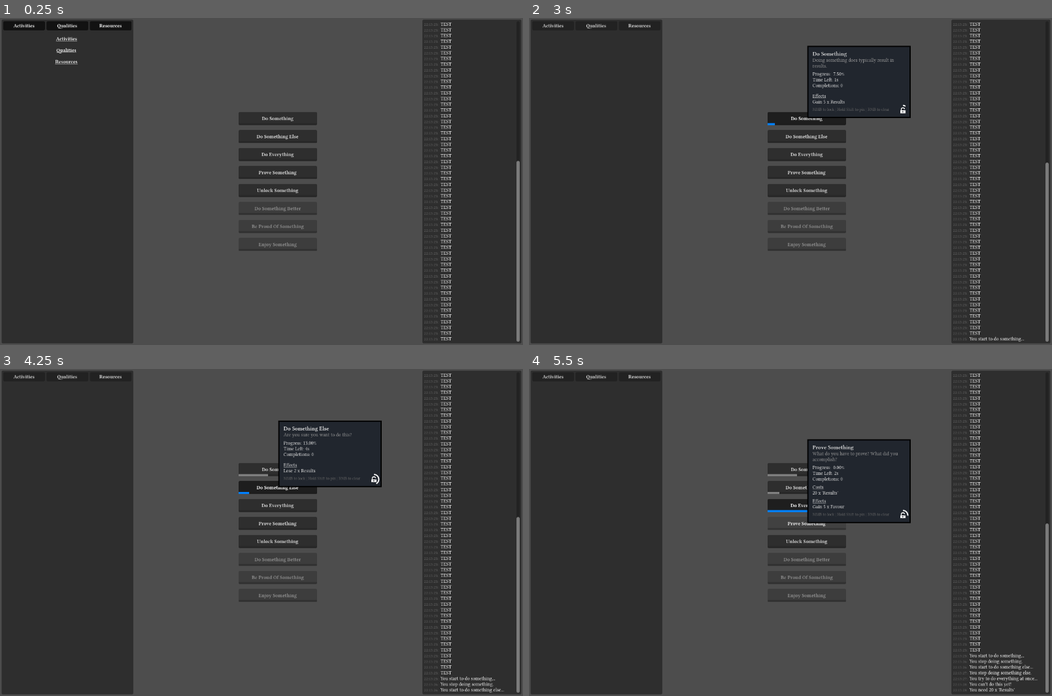
Above: before the commit, frames 1-4 (two rows, left to right).
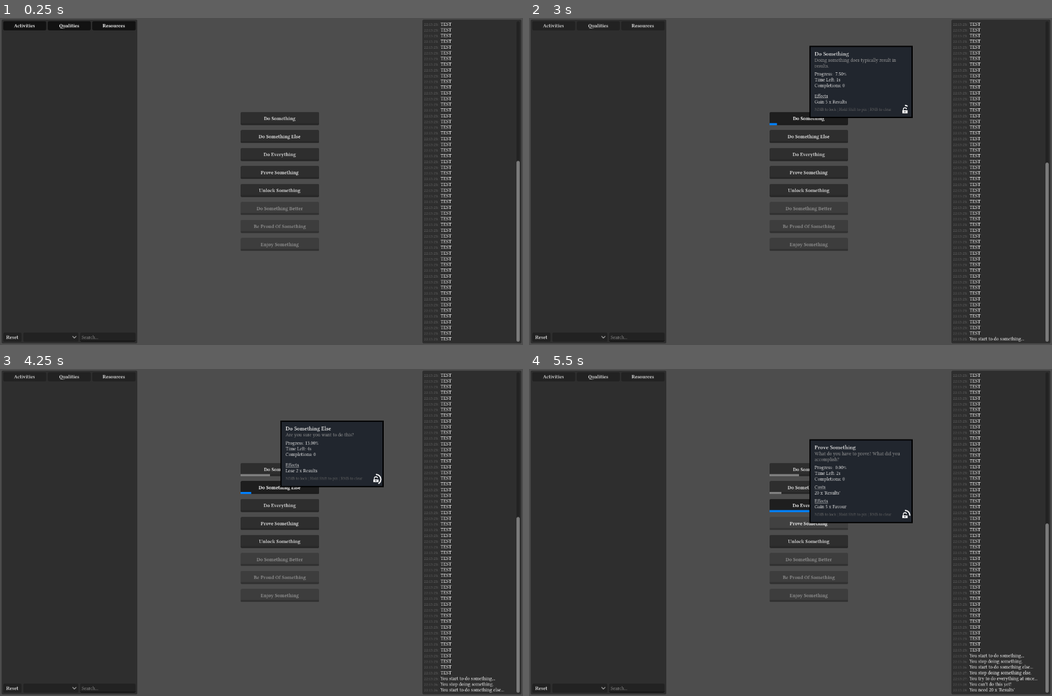
Above: after the commit, the same moments.

Repository: ChrisTheThinMint/magic-idle-game
Game: Godot game, scene res://main.tscn
The game is run twice, just before and just after one commit, with the same random seed, the same clock (stepped at 60 frames per second) and the same inputs.
Inputs:
- Up to frame 1 (0.25 s): no input
- Up to frame 2 (3 s): click "Activities" at 0.5 s; click "Qualities" at 1.25 s; click "Resources" at 2 s; click "Do Something" at 2.75 s
- Up to frame 3 (4.25 s): click "Do Something Else" at 3.5 s
- Up to frame 4 (5.5 s): click "Do Everything" at 4.25 s; click "Prove Something" at 5 s

The runs differ from the first frame. In frame 1, 1.6% of the frame differs, in the area x 1-61%, y 0-100%; in frame 2, 2.1%, in the area x 1-74%, y 0-100%; in frame 3, 2.1%; in frame 4, 2.1%.

Commit message:
More tracker fixes

Diff:
--- a/Scripts/AutoLoad/Activities.gd
+++ b/Scripts/AutoLoad/Activities.gd
@@ -529,6 +529,7 @@
 	pass
 
 func lock_activity(activity: String):
+	set_locked(activity, true)
 	var activity_UI: Activity_UI = get_activity_ui(activity)
 	if activity_UI:
 		activity_UI.lock()
@@ -544,6 +545,7 @@
 	pass
 
 func unlock_activity(activity: String):
+	set_locked(activity, false)
 	var activity_UI: Activity_UI = get_activity_ui(activity)
 	if activity_UI:
 		activity_UI.unlock()
--- a/Scripts/Tracker_Main.gd
+++ b/Scripts/Tracker_Main.gd
@@ -3,6 +3,10 @@
 const ACTIVITY_ENTRY = preload("uid://qch5alh1cfdh")
 const QUALITY_ENTRY = preload("uid://dvxqd61xnjoug")
 const RESOURCE_ENTRY = preload("uid://cyidwdg1ku1xq")
+
+@onready var activity_toggle: Button = $ToggleBar/ActivityToggle
+@onready var quality_toggle: Button = $ToggleBar/QualityToggle
+@onready var resource_toggle: Button = $ToggleBar/ResourceToggle
 
 @onready var activity_tracker = $MarginContainer/ScrollContainer_Left/Panel/ActivityTracker
 @onready var activity_container = $MarginContainer/ScrollContainer_Left/Panel/ActivityTracker/ActivityContainer
@@ -38,6 +42,8 @@
 	Resources.resource_removed.connect(_on_resource_removed)
 	pass
 
+################################
+#region ACTIVITY ENTRY FUNCTIONS
 func _on_activity_updated(activity: String, _progress: int):
 	if(activity_entries.has(activity)):
 		var entry: Activity_Entry = activity_entries.get(activity)
@@ -47,8 +53,12 @@
 		var entry = ACTIVITY_ENTRY.instantiate()
 		activity_container.add_child(entry)
 
+		if(activity_toggle.button_pressed && not activity_tracker.visible):
+			activity_tracker.visible = true
+
 		activity_entries.set(activity, entry)
 		entry.setup(activity, self)
+		entry.visible = activity_toggle.button_pressed
 	pass
 
 func _on_activity_stopped(activity: String, _last_completion: bool = false):
@@ -61,6 +71,20 @@
 			activity_entries.erase(activity)
 			activity_container.remove_child(entry)
 			entry.queue_free()
+	pass
+
+func _on_activity_locked(activity: String):
+	if(activity_entries.has(activity)):
+		var entry: Activity_Entry = activity_entries.get(activity)
+
+		entry.lock()
+	pass
+
+func _on_activity_unlocked(activity: String):
+	if(activity_entries.has(activity)):
+		var entry: Activity_Entry = activity_entries.get(activity)
+
+		entry.update()
 	pass
 
 func _on_activity_unpin(entry: Activity_Entry):
@@ -68,22 +92,27 @@
 		activity_entries.erase(entry.my_activity)
 		activity_container.remove_child(entry)
 		entry.call_deferred("free")
-	pass
-
-func _on_activity_locked(activity: String):
-	if(activity_entries.has(activity)):
-		var entry: Activity_Entry = activity_entries.get(activity)
-
-		entry.lock()
-	pass
-
-func _on_activity_unlocked(activity: String):
-	if(activity_entries.has(activity)):
-		var entry: Activity_Entry = activity_entries.get(activity)
-
-		entry.update()
-	pass
-
+	elif(not activity_toggle.button_pressed):
+		_on_activity_toggle_toggled(false)
+	pass
+
+func _on_activity_toggle_toggled(toggled_on: bool) -> void:
+	var any_visible = toggled_on
+	for activity in activity_entries:
+		var entry: Activity_Entry = activity_entries.get(activity)
+		if(entry.pinned):
+			entry.visible = true
+			any_visible = true
+		else:
+			entry.visible = toggled_on
+
+	activity_tracker.visible = any_visible
+	pass
+#endregion
+################################
+
+###############################
+#region QUALITY ENTRY FUNCTIONS
 func _on_quality_updated(quality: String, _value: int):
 	if(quality_entries.has(quality)):
 		var entry: Quality_Entry = quality_entries.get(quality)
@@ -93,8 +122,12 @@
 		var entry = QUALITY_ENTRY.instantiate()
 		quality_container.add_child(entry)
 
+		if(quality_toggle.button_pressed && not quality_tracker.visible):
+			quality_tracker.visible = true
+
 		quality_entries.set(quality, entry)
 		entry.setup(quality, self)
+		entry.visible = quality_toggle.button_pressed
 	pass
 
 func _on_quality_removed(quality: String):
@@ -114,8 +147,27 @@
 		quality_entries.erase(entry.my_quality)
 		quality_container.remove_child(entry)
 		entry.call_deferred("free")
-	pass
-
+	elif(not quality_toggle.button_pressed):
+		_on_quality_toggle_toggled(false)
+	pass
+
+func _on_quality_toggle_toggled(toggled_on: bool) -> void:
+	var any_visible = toggled_on
+	for quality in quality_entries:
+		var entry: Quality_Entry = quality_entries.get(quality)
+		if(entry.pinned):
+			entry.visible = true
+			any_visible = true
+		else:
+			entry.visible = toggled_on
+
+	quality_tracker.visible = any_visible
+	pass
+#endregion
+###############################
+
+################################
+#region RESOURCE ENTRY FUNCTIONS
 func _on_resource_updated(resource: String, _amount: int):
 	if(resource_entries.has(resource)):
 		var entry: Resource_Entry = resource_entries.get(resource)
@@ -125,8 +177,12 @@
 		var entry = RESOURCE_ENTRY.instantiate()
 		resource_container.add_child(entry)
 
+		if(resource_toggle.button_pressed && not resource_tracker.visible):
+			resource_tracker.visible = true
+
 		resource_entries.set(resource, entry)
 		entry.setup(resource, self)
+		entry.visible = resource_toggle.button_pressed
 	pass
 
 func _on_resource_removed(resource: String):
@@ -146,32 +202,8 @@
 		resource_entries.erase(entry.my_resource)
 		resource_container.remove_child(entry)
 		entry.call_deferred("free")
-	pass
-
-func _on_activity_toggle_toggled(toggled_on: bool) -> void:
-	var any_visible = toggled_on
-	for activity in activity_entries:
-		var entry: Activity_Entry = activity_entries.get(activity)
-		if(entry.pinned):
-			entry.visible = true
-			any_visible = true
-		else:
-			entry.visible = toggled_on
-
-	activity_tracker.visible = any_visible
-	pass
-
-func _on_quality_toggle_toggled(toggled_on: bool) -> void:
-	var any_visible = toggled_on
-	for quality in quality_entries:
-		var entry: Quality_Entry = quality_entries.get(quality)
-		if(entry.pinned):
-			entry.visible = true
-			any_visible = true
-		else:
-			entry.visible = toggled_on
-
-	quality_tracker.visible = any_visible
+	elif(not resource_toggle.button_pressed):
+		_on_resource_toggle_toggled(false)
 	pass
 
 func _on_resource_toggle_toggled(toggled_on: bool) -> void:
@@ -186,6 +218,8 @@
 
 	resource_tracker.visible = any_visible
 	pass
+#endregion
+################################
 
 func _on_reset_search_button_button_up() -> void:
 	search_edit.clear()
--- a/UI/Tracker/activity_entry.tscn
+++ b/UI/Tracker/activity_entry.tscn
@@ -12,7 +12,6 @@
 custom_minimum_size = Vector2(300, 16)
 custom_maximum_size = Vector2(300, 16)
 propagate_maximum_size = true
-clip_contents = true
 anchors_preset = 15
 anchor_right = 1.0
 anchor_bottom = 1.0
@@ -29,7 +28,6 @@
 [node name="HBoxContainer" type="HBoxContainer" parent="." unique_id=935847686]
 custom_minimum_size = Vector2(0, 16)
 propagate_maximum_size = false
-clip_contents = true
 layout_mode = 1
 anchors_preset = 15
 anchor_right = 1.0
@@ -93,6 +91,7 @@
 
 [node name="Control3" type="Control" parent="HBoxContainer" unique_id=1199137576]
 custom_minimum_size = Vector2(16, 16)
+clip_contents = true
 layout_mode = 2
 mouse_filter = 1
 
--- a/UI/Tracker/quality_entry.tscn
+++ b/UI/Tracker/quality_entry.tscn
@@ -12,7 +12,6 @@
 custom_minimum_size = Vector2(300, 16)
 custom_maximum_size = Vector2(300, 16)
 propagate_maximum_size = true
-clip_contents = true
 anchors_preset = 15
 anchor_right = 1.0
 anchor_bottom = 1.0
@@ -29,7 +28,6 @@
 [node name="HBoxContainer" type="HBoxContainer" parent="." unique_id=935847686]
 custom_minimum_size = Vector2(0, 16)
 propagate_maximum_size = false
-clip_contents = true
 layout_mode = 1
 anchors_preset = 15
 anchor_right = 1.0
--- a/main.tscn
+++ b/main.tscn
@@ -30,7 +30,7 @@
 drag_nested_intersections = true
 
 [node name="TrackerBody" type="MarginContainer" parent="HSplitContainer" unique_id=381207900]
-custom_minimum_size = Vector2(330, 0)
+custom_minimum_size = Vector2(340, 0)
 custom_maximum_size = Vector2(500, -1)
 clip_contents = true
 layout_mode = 2
--- a/tracker_main.tscn
+++ b/tracker_main.tscn
@@ -74,6 +74,7 @@
 size_flags_vertical = 3
 
 [node name="ActivityTracker" type="VBoxContainer" parent="MarginContainer/ScrollContainer_Left/Panel" unique_id=148616826]
+visible = false
 layout_mode = 2
 
 [node name="RichTextLabel" type="RichTextLabel" parent="MarginContainer/ScrollContainer_Left/Panel/ActivityTracker" unique_id=544383672]
@@ -92,8 +93,8 @@
 layout_mode = 2
 
 [node name="QualityTracker" type="VBoxContainer" parent="MarginContainer/ScrollContainer_Left/Panel" unique_id=1909788770]
+visible = false
 propagate_maximum_size = false
-clip_contents = true
 layout_mode = 2
 
 [node name="RichTextLabel" type="RichTextLabel" parent="MarginContainer/ScrollContainer_Left/Panel/QualityTracker" unique_id=1744781870]
@@ -110,10 +111,10 @@
 
 [node name="QualityContainer" type="HFlowContainer" parent="MarginContainer/ScrollContainer_Left/Panel/QualityTracker" unique_id=133299737]
 propagate_maximum_size = false
-clip_contents = true
 layout_mode = 2
 
 [node name="ResourceTracker" type="VBoxContainer" parent="MarginContainer/ScrollContainer_Left/Panel" unique_id=462218044]
+visible = false
 layout_mode = 2
 
 [node name="RichTextLabel" type="RichTextLabel" parent="MarginContainer/ScrollContainer_Left/Panel/ResourceTracker" unique_id=1946628784]
@@ -130,11 +131,10 @@
 
 [node name="ResourceContainer" type="HFlowContainer" parent="MarginContainer/ScrollContainer_Left/Panel/ResourceTracker" unique_id=1429898405]
 layout_mode = 2
-theme_override_constants/h_separation = 4
+theme_override_constants/h_separation = 8
 theme_override_constants/v_separation = 8
 
 [node name="SearchBar" type="HBoxContainer" parent="." unique_id=474574583]
-visible = false
 layout_mode = 2
 
 [node name="ResetSearchButton" type="Button" parent="SearchBar" unique_id=359870834]
